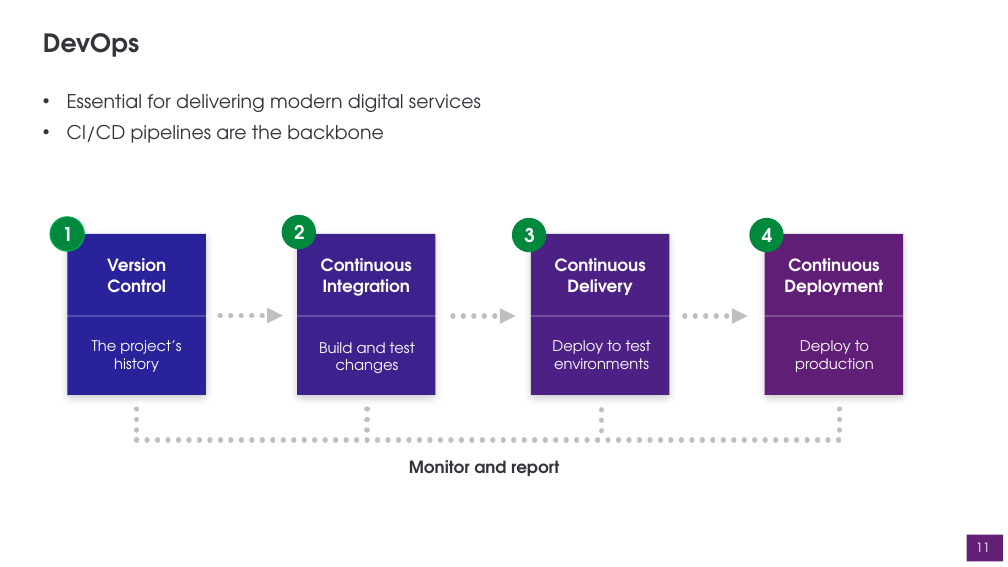
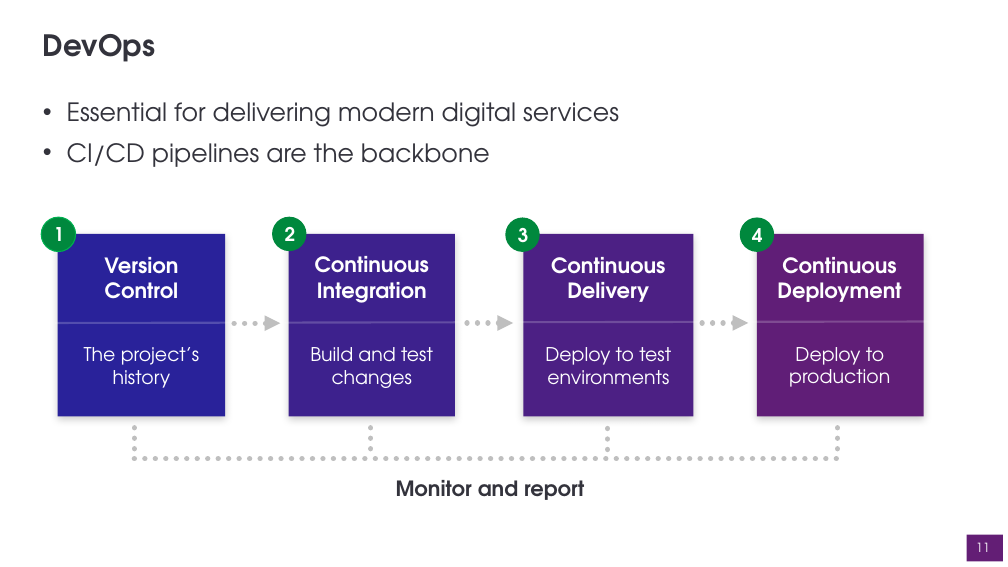
Before and after one commit to dto-btn/reading-material, a slide deck: slide 11 of presentations/digital-hour-cloud-automation.pptx. Drawn at 1008x567 pixels with LibreOffice and Linux fonts; fonts in the diff are those of the drawing; background and template pictures are left out. Boxes give left, top, right and bottom in pixels: in the first picture for what was removed or moved away, otherwise in the second. Text is boxed around its words. In the diff, an @@ line names an element or a change of style, - is before the commit and + after.

```diff
--- a/presentations/digital-hour-cloud-automation.pptx
+++ b/presentations/digital-hour-cloud-automation.pptx
@@ title "DevOps" at (43,34,155,62): size 24 to 28 pt @@
@@ text "Essential for delivering modern digital ..." at (67,102,619,167): size 18 to 24 pt; line spacing 0.9 to 1 @@
@@ rectangle: place and size @@
-rectangle at (67,234,206,395)
+rectangle at (57,234,225,416)
@@ 3 ellipses: place and size @@
-3 ellipses at (50,215,784,253)
+3 ellipses at (41,217,775,253)
@@ rectangle: place and size @@
-rectangle at (297,234,436,395)
+rectangle at (289,234,455,416)
@@ ellipse "3": place and size @@
-ellipse "3" at (512,218,547,253)
+ellipse "3" at (505,218,540,253)
@@ rectangle: place and size @@
-rectangle at (531,234,669,395)
+rectangle at (523,234,693,416)
@@ rectangle: place and size @@
-rectangle at (765,234,904,395)
+rectangle at (757,234,924,416)
@@ size 16 to 20 pt in 5 elements at (315,256,429,303), (551,257,665,302), (777,257,901,302), (396,480,584,500), (104,257,179,299) @@
@@ text "Continuous": place and size @@
-text "Continuous" at (784,258,883,295)
+text "Continuous" at (777,257,901,302)
@@ line moved from (67, 316) - (904, 316) to (54, 323) - (937, 321) @@
@@ arrow moved from (220, 315) - (283, 315) to (234, 324) - (281, 324) @@
@@ arrow moved from (453, 316) - (516, 316) to (467, 323) - (513, 323) @@
@@ arrow moved from (685, 316) - (748, 316) to (702, 323) - (749, 323) @@
@@ size 14 to 18 pt in 4 elements at (310,347,433,388), (789,347,890,387), (545,347,671,385), (84,347,199,388) @@
@@ text "The project’s history": place and size @@
-text "The project’s history" at (92,340,181,372)
+text "The project’s history" at (84,347,199,388)
@@ text "Deploy to test environments": place and size @@
-text "Deploy to test environments" at (552,340,651,369)
+text "Deploy to test environments" at (545,347,671,385)
@@ text "Deploy to production": place and size @@
-text "Deploy to production" at (795,340,874,372)
+text "Deploy to production" at (789,347,890,387)
@@ line moved from (367, 430) - (367, 404) to (371, 449) - (371, 422) @@
@@ line moved from (602, 431) - (602, 405) to (608, 450) - (608, 423) @@
@@ 3 lines: place and size @@
-3 lines at (137,404,844,440)
+3 lines at (135,422,841,459)
@@ text "Monitor and report": place and size @@
-text "Monitor and report" at (409,460,559,476)
+text "Monitor and report" at (396,480,584,500)
```
Also in this commit, not shown: 9 other slides changed, 1 other file.
